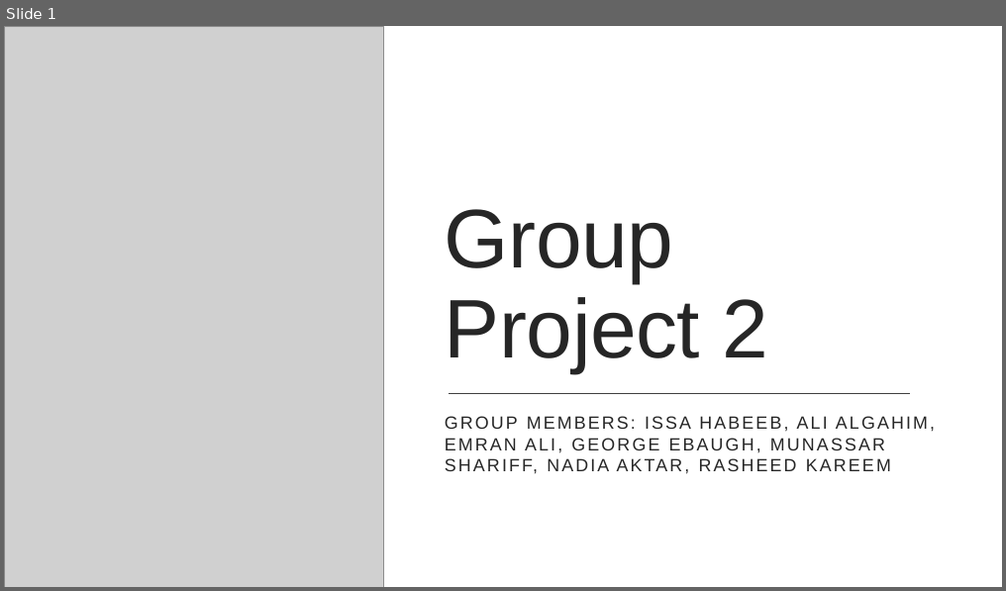
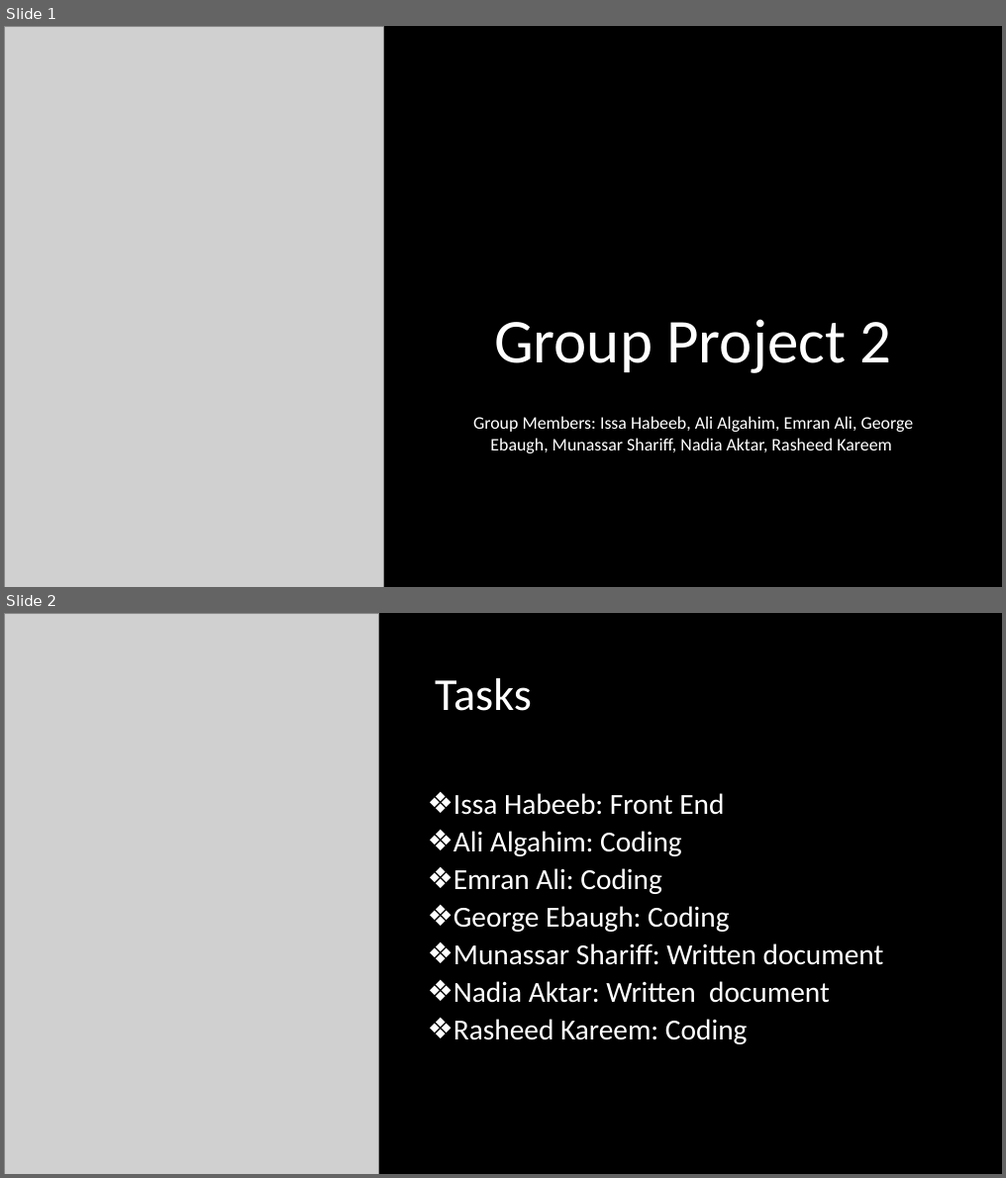
Before and after one commit to GroupCSC4110/Projects, a slide deck: GroupProject2/presentation 2.pptx. Shown one above the other, each under a label of ours: slide 1 before the commit, slides 1 and 2 after it. The pictures are 1006x591 and 1006x1178 pixels, drawn with LibreOffice and Linux fonts; fonts in the diff are those of the drawing; grey boxes stand for pictures. Boxes give left, top, right and bottom in pixels: in the first picture for what was removed or moved away, otherwise in the second. Text is boxed around its words. In the diff, an @@ line names an element or a change of style, - is before the commit and + after.

```diff
--- a/GroupProject2/presentation 2.pptx
+++ b/GroupProject2/presentation 2.pptx
@@ slide 2 added at [4, 613, 1002, 1174], background #000000 @@
@@ picture added at [4, 613, 379, 1174] @@
@@ title added at [435, 678, 532, 711], 44 pt, text #FFFFFF @@
+Tasks
@@ text added at [453, 793, 884, 1045], 28 pt, text #FFFFFF @@
+❖ Issa Habeeb: Front End
+❖ Ali Algahim: Coding
+❖ Emran Ali: Coding
+❖ George Ebaugh: Coding
+❖ Munassar Shariff: Written document
+❖ Nadia Aktar: Written document
+❖ Rasheed Kareem: Coding
@@ slide 1 changed as well @@
@@ background #FFFFFF to #000000 @@
@@ rectangle removed at [4, 26, 1002, 587] @@
@@ title "Group Project 2" at [494, 319, 891, 373]: size 80 to 60 pt, font Arial to Calibri, text colour #262626 to #FFFFFF, letter spacing -0.5 to 0 pt; alignment left to centre @@
@@ line removed from (449, 394) to (910, 394) @@
@@ subtitle at [473, 416, 914, 454]: text changed; font Arial to Calibri; text colour #262626 to #FFFFFF @@
-GROUP MEMBERS: ISSA HABEEB, ALI ALGAHIM, EMRAN ALI, GEORGE EBAUGH, MUNASSAR SHARIFF, NADIA AKTAR, RASHEED KAREEM
+Group Members: Issa Habeeb, Ali Algahim, Emran Ali, George Ebaugh, Munassar Shariff, Nadia Aktar, Rasheed Kareem
@@ rectangle removed at [4, 550, 1002, 587] @@
```
Also in this commit, not shown: 6 other slides added, 1 slide removed, 2 other files.
